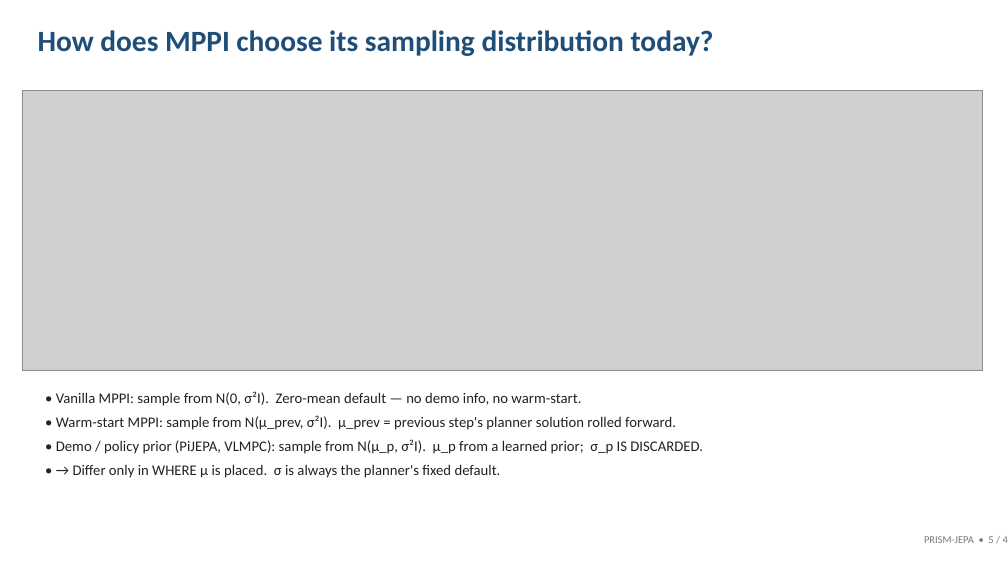
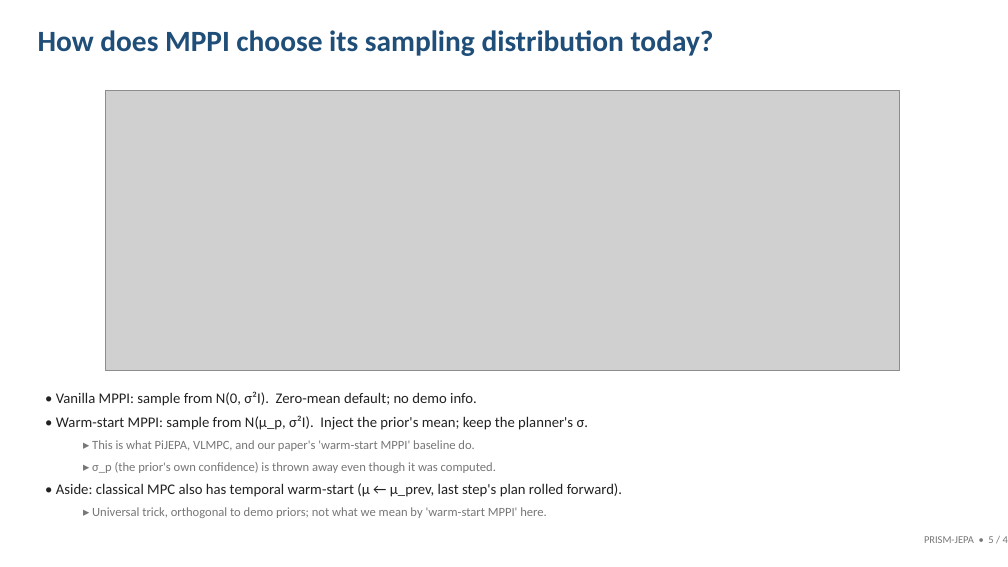
Before and after one commit to yomama2311/prism-ben, a slide deck: slide 5 of prism_jepa_slides.pptx. Drawn at 1008x567 pixels with LibreOffice and Linux fonts; fonts in the diff are those of the drawing; grey boxes stand for pictures. Boxes give left, top, right and bottom in pixels: in the first picture for what was removed or moved away, otherwise in the second. Text is boxed around its words. In the diff, an @@ line names an element or a change of style, - is before the commit and + after.

```diff
--- a/prism_jepa_slides.pptx
+++ b/prism_jepa_slides.pptx
@@ picture: place and size @@
-picture at [23,91,983,371]
+picture at [106,91,900,371]
@@ text at [56,391,622,518]: text changed @@
-• Vanilla MPPI: sample from N(0, σ²I). Zero-mean default — no demo info, no warm-start.
-• Warm-start MPPI: sample from N(μ_prev, σ²I). μ_prev = previous step's planner solution rolled forward.
-• Demo / policy prior (PiJEPA, VLMPC): sample from N(μ_p, σ²I). μ_p from a learned prior; σ_p IS DISCARDED.
-• → Differ only in WHERE μ is placed. σ is always the planner's fixed default.
+• Vanilla MPPI: sample from N(0, σ²I). Zero-mean default; no demo info.
+• Warm-start MPPI: sample from N(μ_p, σ²I). Inject the prior's mean; keep the planner's σ.
+  ▸ This is what PiJEPA, VLMPC, and our paper's 'warm-start MPPI' baseline do.
+  ▸ σ_p (the prior's own confidence) is thrown away even though it was computed.
+• Aside: classical MPC also has temporal warm-start (μ ← μ_prev, last step's plan rolled forward).
+  ▸ Universal trick, orthogonal to demo priors; not what we mean by 'warm-start MPPI' here.
```
Also in this commit, not shown: 2 other files.
